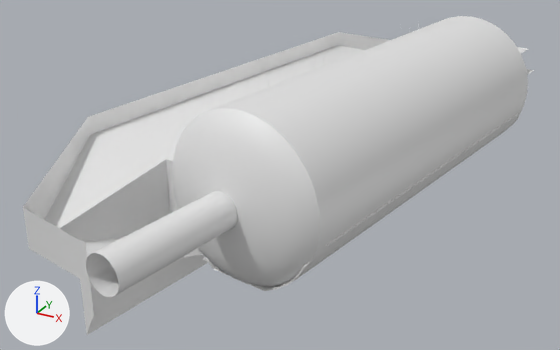
What one commit did to the glTF model Models/Locations/glTF-Locations-Exports/RecHab1.glb.
One viewpoint serves both versions: a 50 mm lens placed at (5.03, -8.73, 4.6), pointed at (-1.01, 2.26, -0.89). Arrows for +X, +Y and +Z are at lower left; the lights stay in place. Where no turn or scale is listed for an object, it has been applied to the vertices.

The first picture shows 'BottomPadding_Opt', 'RecHabEntrance_Opt', 'RecHabRetainingWalls_Opt', 'RecHab_Opt'.
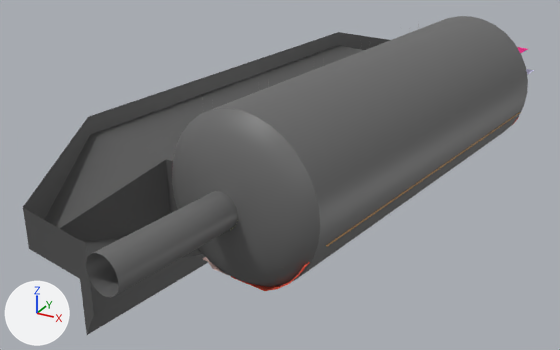
Changed parts and their boxes [x1, y1, x2, y2] in the pictures (560 x 350 px):
'RecHab_Opt', recoloured (white to grey)
    both: [172, 16, 528, 287]
'RecHabRetainingWalls_Opt', recoloured (white to grey)
    both: [23, 32, 390, 335]
'RecHabEntrance_Opt', recoloured (white to grey)
    both: [86, 191, 238, 298]
'BottomPadding_Opt', recoloured (grey to red)
    both: [231, 117, 519, 291]

The change, as a diff of the scene's bpy script:
```diff
--- a/Models/Locations/glTF-Locations-Exports/RecHab1.glb.py
+++ b/Models/Locations/glTF-Locations-Exports/RecHab1.glb.py
@@ mat_lavastone3_temp @@
+mat_lavastone3_temp = principled_material('Lavastone3-temp')
+mat_lavastone3_temp.base_color = (0.142, 0.142, 0.142)  # dark grey #696969
@@ mat_orangeshrimp_matte @@
+mat_orangeshrimp_matte = principled_material('OrangeShrimp_Matte')
+mat_orangeshrimp_matte.base_color = (0.913, 0.0987, 0.0504)  # red #f5583f
+mat_orangeshrimp_matte.roughness = 0.9
@@ mat_regolithfused_temp @@
+mat_regolithfused_temp = principled_material('RegolithFused-temp')
+mat_regolithfused_temp.base_color = (0.0908, 0.0908, 0.0908)  # dark grey #555555
@@ me_sphere_008 @@
 me_sphere_008.from_pydata(...)  # 56 vertices, 80 faces; spans x -3.14..0.24, y -4.43..6.54, z -1.71..0.7
+me_sphere_008.materials.append(mat_regolithfused_temp)  # dark grey #555555
@@ me_sphere_001 @@
 me_sphere_001.from_pydata(...)  # 64 vertices, 64 faces; spans x -0.29..0.57, y -0.13..2.01, z -0.28..0.29
+me_sphere_001.materials.append(mat_lavastone3_temp)  # dark grey #696969
@@ me_plane_032 @@
 me_plane_032.from_pydata(...)  # 32 vertices, 48 faces; spans x -1.24..1.11, y -3.83..3.66, z -0.2..0.45
+me_plane_032.materials.append(mat_orangeshrimp_matte)  # red #f5583f
@@ me_sphere_098 @@
 me_sphere_098.from_pydata(...)  # 384 vertices, 692 faces; spans x -1.37..2.26, y -3.23..4.72, z -1.17..1.45
+me_sphere_098.materials.append(mat_lavastone3_temp)  # dark grey #696969
```
